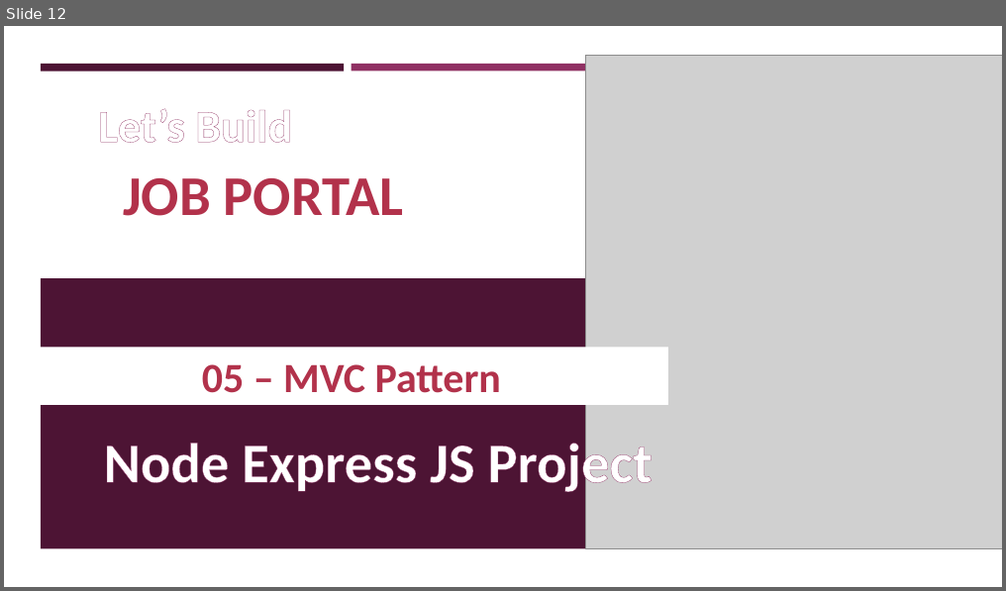
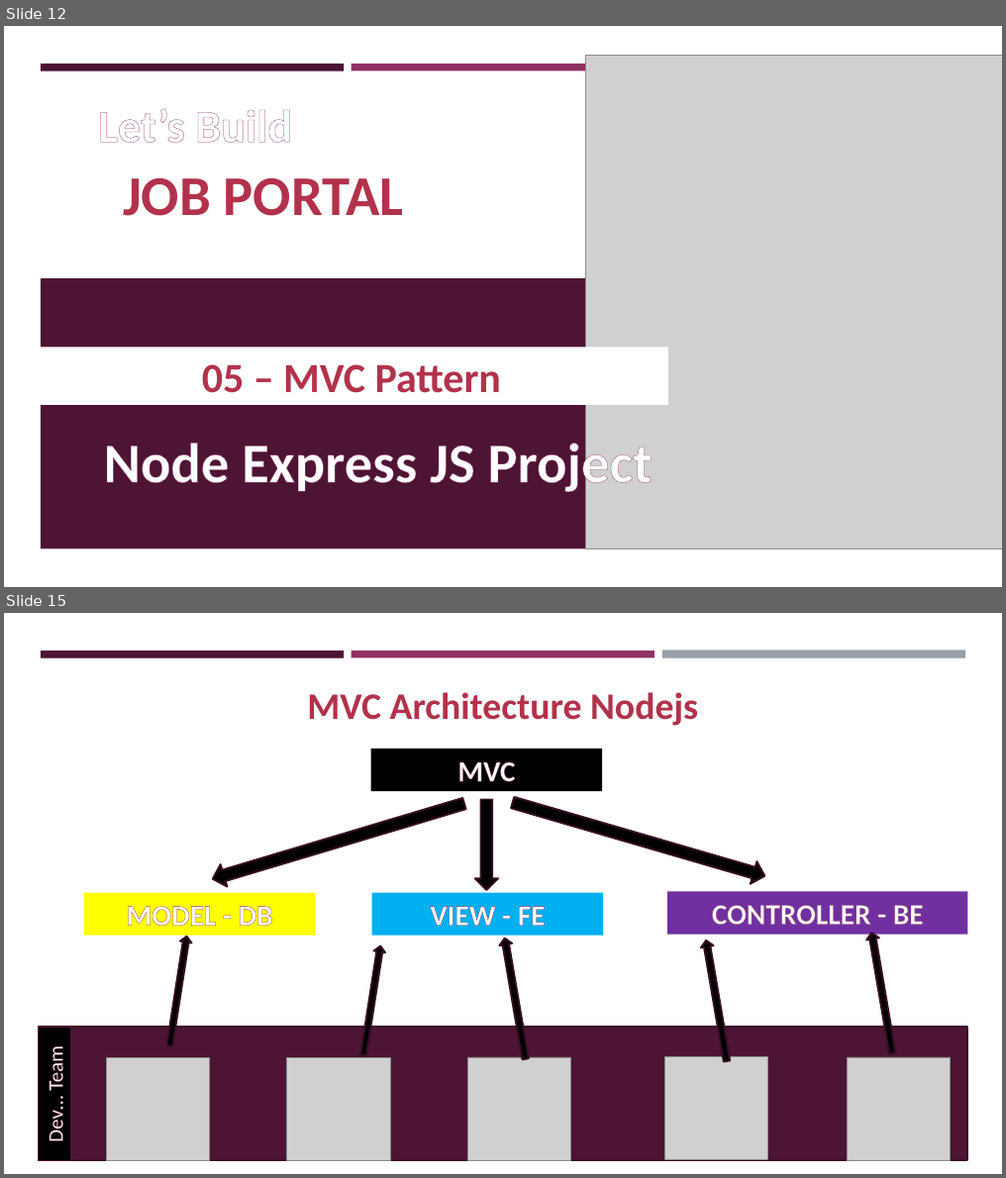
Before and after one commit to arunchoudhary1999/Nodejs-Job-Portal-App-2023, a slide deck: notejs-job-portal-app-2023.pptx. Shown one above the other, each under a label of ours: slide 12 before the commit, slides 12 and 15 after it; the slides between them are not shown. The pictures are 1006x591 and 1006x1178 pixels, drawn with LibreOffice and Linux fonts; fonts in the diff are those of the drawing; grey boxes stand for pictures. Boxes give left, top, right and bottom in pixels: in the first picture for what was removed or moved away, otherwise in the second. Text is boxed around its words. In the diff, an @@ line names an element or a change of style, - is before the commit and + after.

```diff
--- a/notejs-job-portal-app-2023.pptx
+++ b/notejs-job-portal-app-2023.pptx
@@ slide 15 added at [4, 613, 1002, 1174], background #FFFFFF; not listed: 2 template elements that a slide beside it also shows @@
@@ rectangle added at [662, 651, 965, 659], fill #969FA7 @@
@@ rectangle added at [39, 679, 968, 1140], fill #FFFFFF @@
@@ text added at [307, 692, 698, 726], 36 pt, text #B2324B, bold @@
+MVC Architecture Nodejs
@@ rectangle added at [371, 749, 602, 791], fill #000000, 28 pt, text #FFFFFF, bold @@
+MVC
@@ down arrow added at [209, 793, 467, 890], fill #000000, outline #390F26 1.75 pt @@
@@ down arrow added at [475, 799, 498, 890], fill #000000, outline #390F26 1.75 pt @@
@@ down arrow added at [509, 791, 768, 887], fill #000000, outline #390F26 1.75 pt @@
@@ rectangle added at [84, 893, 316, 936], fill #FFFF00, 28 pt, text #FFFFFF, bold @@
+MODEL - DB
@@ rectangle added at [372, 893, 604, 936], fill #00B0F0, 28 pt, text #FFFFFF, bold @@
+VIEW - FE
@@ rectangle added at [667, 891, 967, 934], fill #7030A0, 28 pt, text #FFFFFF, bold @@
+CONTROLLER - BE
@@ down arrow added at [164, 936, 193, 1047], fill #000000, outline #390F26 1.75 pt @@
@@ down arrow added at [498, 938, 532, 1060], fill #000000, outline #390F26 1.75 pt @@
@@ down arrow added at [865, 932, 898, 1055], fill #000000, outline #390F26 1.75 pt @@
@@ down arrow added at [357, 945, 387, 1057], fill #000000, outline #390F26 1.75 pt @@
@@ down arrow added at [700, 940, 733, 1062], fill #000000, outline #390F26 1.75 pt @@
@@ rectangle added at [38, 1028, 71, 1161], fill #000000, outline #4D1434 0.75 pt, 20 pt, text #FFFFFF @@
+Dev… Team
@@ rectangle added at [39, 1027, 968, 1160], fill #4D1434, outline #390F26 1.75 pt @@
@@ picture added at [468, 1058, 571, 1161] @@
@@ picture added at [665, 1057, 768, 1160] @@
@@ picture added at [846, 1058, 950, 1161] @@
@@ picture added at [106, 1059, 209, 1161] @@
@@ picture added at [287, 1059, 390, 1161] @@
```
Also in this commit, not shown: 7 other slides added, 5 other files.
